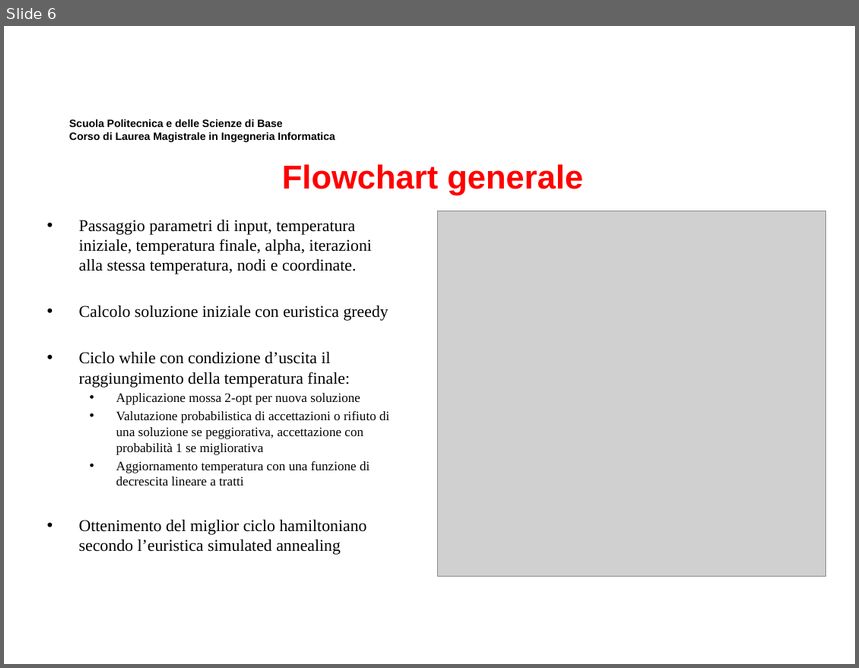
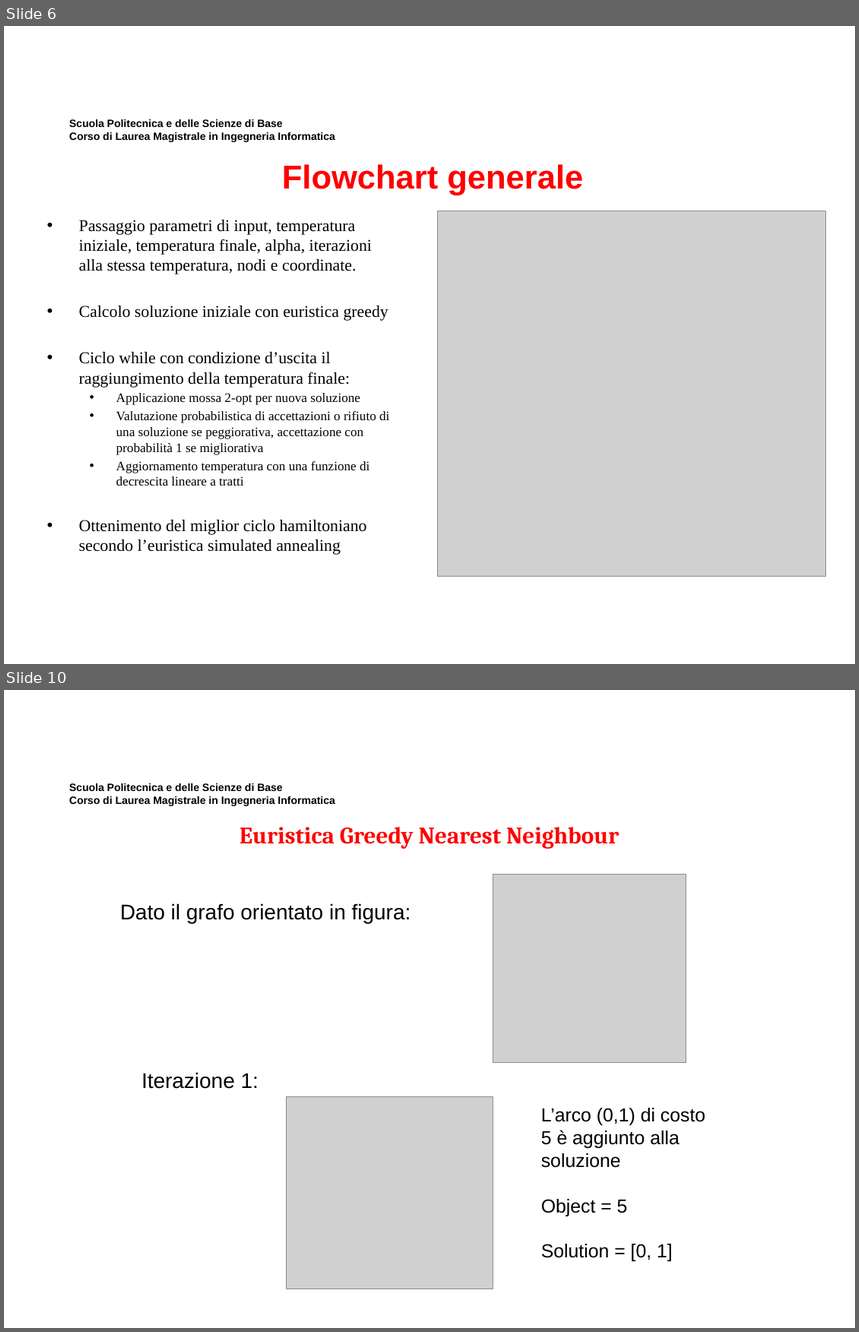
Before and after one commit to MicheleMaresca98/TSP-SimulatedAnnealing, a slide deck: Presentazione Elaborato Ricerca Operativa.pptx. Shown one above the other, each under a label of ours: slide 6 before the commit, slides 6 and 10 after it; the slides between them are not shown. The pictures are 859x668 and 859x1332 pixels, drawn with LibreOffice and Linux fonts; fonts in the diff are those of the drawing; grey boxes stand for pictures; background and template pictures are left out. Boxes give left, top, right and bottom in pixels: in the first picture for what was removed or moved away, otherwise in the second. Text is boxed around its words. In the diff, an @@ line names an element or a change of style, - is before the commit and + after.

```diff
--- a/Presentazione Elaborato Ricerca Operativa.pptx
+++ b/Presentazione Elaborato Ricerca Operativa.pptx
@@ slide 10 added at <box>4,690,855,1328</box>, background #FFFFFF; not listed: 1 template element that a slide beside it also shows @@
@@ title added at <box>240,827,620,848</box>, 20 pt, text #FF0000, bold @@
+Euristica Greedy Nearest Neighbour
@@ picture added at <box>493,874,686,1063</box> @@
@@ text added at <box>120,904,411,923</box>, 18 pt, text #000000 @@
+Dato il grafo orientato in figura:
@@ text added at <box>142,1072,259,1089</box>, 18 pt, text #000000 @@
+Iterazione 1:
@@ picture added at <box>287,1097,493,1289</box> @@
@@ text added at <box>541,1108,705,1262</box>, 16 pt, text #000000 @@
+L’arco (0,1) di costo 5 è aggiunto alla soluzione
+Object = 5
+Solution = [0, 1]
```
Also in this commit, not shown: 15 other slides added, 21 slides removed, 9 other files.
